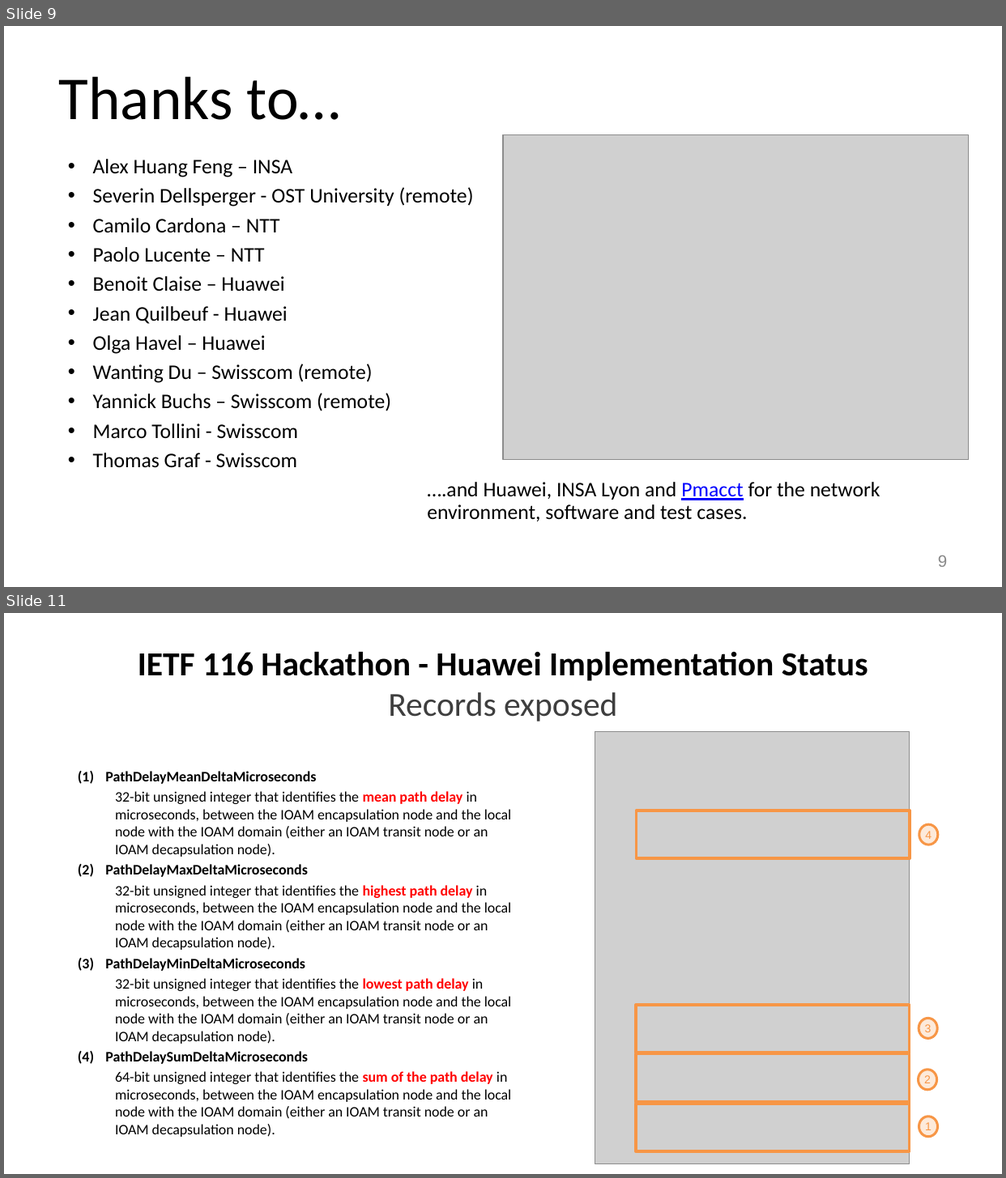
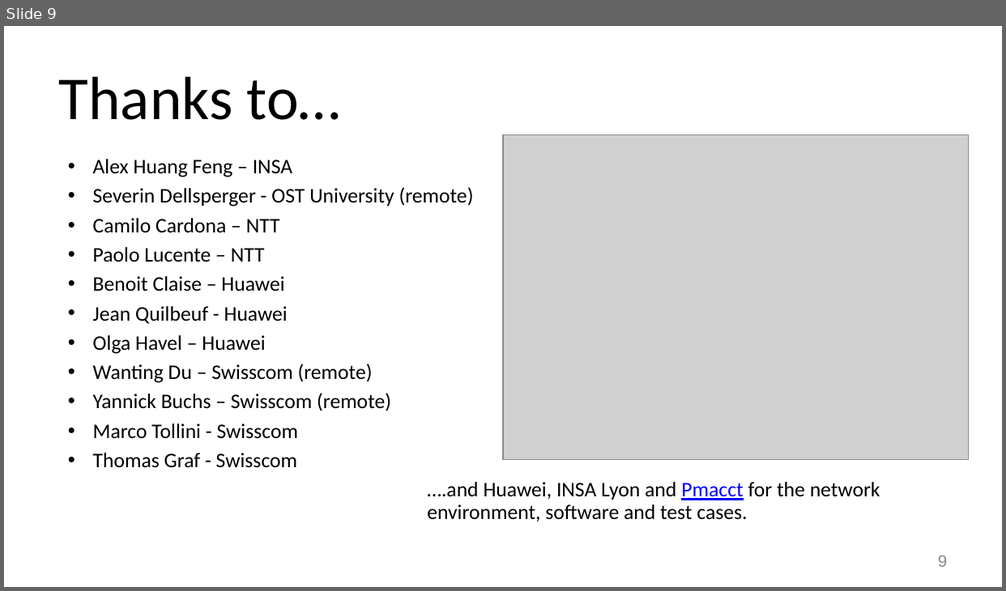
Before and after one commit to network-analytics/ietf-network-analytics-document-status, a slide deck: 116/Hackathon/ietf-116-hackathon-srv6-on-path-delay-anomaly-detection.pptx. Shown one above the other, each under a label of ours: slides 9 and 11 before the commit, slide 9 after it; the slides between them are not shown. The pictures are 1006x1178 and 1006x591 pixels, drawn with LibreOffice and Linux fonts; fonts in the diff are those of the drawing; grey boxes stand for pictures. Boxes give left, top, right and bottom in pixels: in the first picture for what was removed or moved away, otherwise in the second. Text is boxed around its words. In the diff, an @@ line names an element or a change of style, - is before the commit and + after.

Commit message:
ietf 118 hackathon

```diff
--- a/116/Hackathon/ietf-116-hackathon-srv6-on-path-delay-anomaly-detection.pptx
+++ b/116/Hackathon/ietf-116-hackathon-srv6-on-path-delay-anomaly-detection.pptx
@@ slide 11 removed at <box>4,613,1002,1174</box>, background #FFFFFF @@
@@ title removed at <box>138,651,868,722</box> @@
-IETF 116 Hackathon - Huawei Implementation Status
-Records exposed
@@ picture removed at <box>594,732,909,1165</box> @@
@@ text removed at <box>105,771,512,1137</box> @@
-(1) PathDelayMeanDeltaMicroseconds
-  32-bit unsigned integer that identifies the mean path delay in microseconds, between the IOAM encapsulation node and the local node with the IOAM domain (either an IOAM transit node or an IOAM decapsulation node).
-(2) PathDelayMaxDeltaMicroseconds
-  32-bit unsigned integer that identifies the highest path delay in microseconds, between the IOAM encapsulation node and the local node with the IOAM domain (either an IOAM transit node or an IOAM decapsulation node).
-(3) PathDelayMinDeltaMicroseconds
-  32-bit unsigned integer that identifies the lowest path delay in microseconds, between the IOAM encapsulation node and the local node with the IOAM domain (either an IOAM transit node or an IOAM decapsulation node).
-(4) PathDelaySumDeltaMicroseconds
-  64-bit unsigned integer that identifies the sum of the path delay in microseconds, between the IOAM encapsulation node and the local node with the IOAM domain (either an IOAM transit node or an IOAM decapsulation node).
@@ rectangle removed at <box>637,811,910,858</box> @@
@@ ellipse removed at <box>919,824,938,845</box> @@
-4
@@ rectangle removed at <box>636,1005,909,1053</box> @@
@@ ellipse removed at <box>919,1018,938,1038</box> @@
-3
@@ rectangle removed at <box>636,1054,909,1102</box> @@
@@ ellipse removed at <box>918,1070,937,1090</box> @@
-2
@@ rectangle removed at <box>636,1104,909,1152</box> @@
@@ ellipse removed at <box>919,1117,938,1137</box> @@
-1
```
Also in this commit, not shown: 1 other slide removed, 1 other file.
